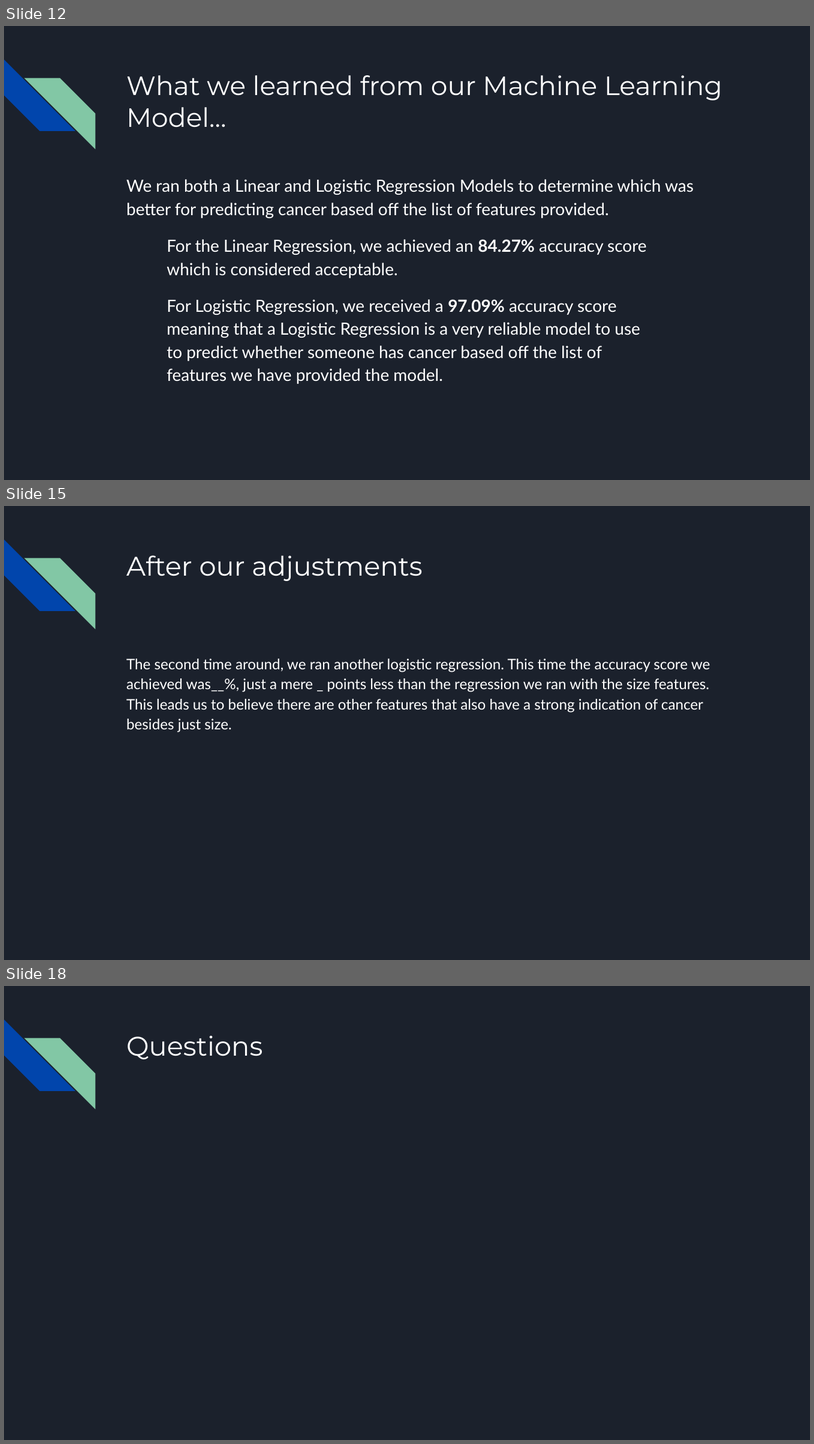
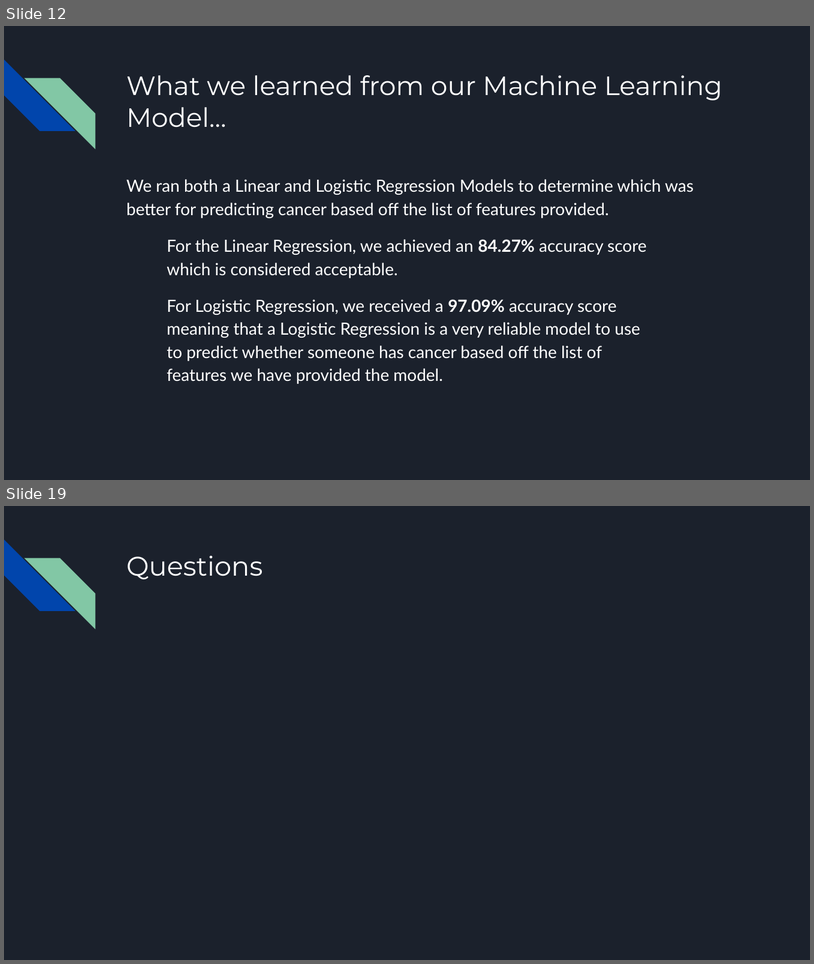
Before and after one commit to brojas12/Group_Project_4, a slide deck: Predicting the Presence of Cancer in Breast Cancer Cells.pptx. Shown one above the other, each under a label of ours: slides 12, 15 and 18 before the commit, slides 12 and 19 after it; the slides between them are not shown. The pictures are 814x1444 and 814x964 pixels, drawn with LibreOffice and Linux fonts; fonts in the diff are those of the drawing. Boxes give left, top, right and bottom in pixels: in the first picture for what was removed or moved away, otherwise in the second. Text is boxed around its words. In the diff, an @@ line names an element or a change of style, - is before the commit and + after.

```diff
--- a/Predicting the Presence of Cancer in Breast Cancer Cells.pptx
+++ b/Predicting the Presence of Cancer in Breast Cancer Cells.pptx
@@ slide 15 removed at box(4, 506, 810, 960), background #1B212C; not listed: 2 template elements that a slide beside it also shows @@
@@ title removed at box(126, 555, 422, 581) @@
-After our adjustments
@@ text removed at box(126, 658, 711, 732) @@
-The second time around, we ran another logistic regression. This time the accuracy score we achieved was__%, just a mere _ points less than the regression we ran with the size features. This leads us to believe there are other features that also have a strong indication of cancer besides just size.
@@ what was slide 18 is now slide 19 @@
```
Also in this commit, not shown: 3 slides changed, 3 slides added, 1 other slide removed.
